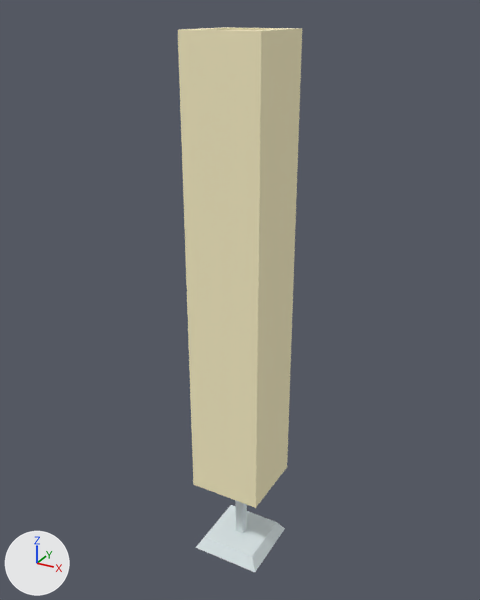
Renders of the glTF model assets/props/furniture/lampSquareFloor.glb from each side of a commit.
Rendered twice from a camera (50 mm lens) standing at (0.511, -0.764, 0.885) and looking at (0.05, 0.073, 0.467). The lights are fixed; the arrows at lower left show +X, +Y and +Z. The picture after the commit comes second. Vertices at exactly the same position are counted once.

Names of what the first picture shows: 'lampSquareFloor(Clone)'.
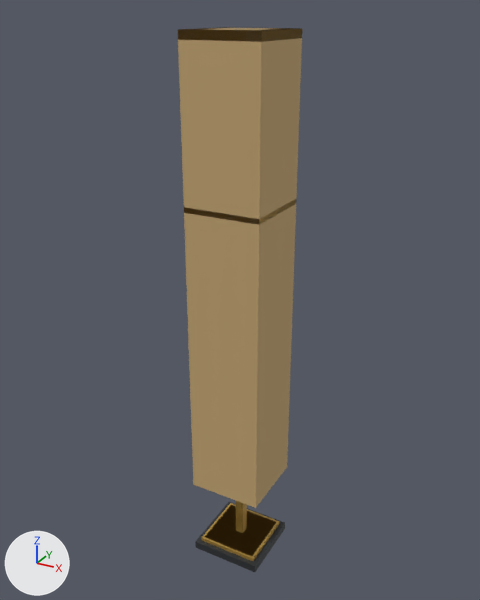
Changed parts and their boxes (x1, y1, x2, y2) in the pictures (480 x 600 px):
part 1 of me_mesh_lampsquarefloor, added (orange)
    after: (202, 503, 279, 561)
part 2 of me_mesh_lampsquarefloor, added
    after: (184, 199, 296, 225)
part 3 of me_mesh_lampsquarefloor, added (orange)
    after: (178, 27, 302, 42)
part 4 of me_mesh_lampsquarefloor, added
    after: (195, 502, 285, 572)
part 5 of me_mesh_lampsquarefloor, recoloured (beige to brown)
    both: (178, 27, 302, 508)
part 6 of me_mesh_lampsquarefloor, recoloured (white to orange)
    before: (196, 500, 285, 572)
    after: (206, 500, 276, 556)

The change, as a list of edits to the scene's bpy script:
```text
Add mat_gunmetaldark_011:
    mat_gunmetaldark_011 = principled_material('gunmetalDark.011')
    mat_gunmetaldark_011.base_color = (0.04, 0.045, 0.05)  # dark grey #383c3f
    mat_gunmetaldark_011.metallic = 0.4
Add mat_brass_011:
    mat_brass_011 = principled_material('brass.011')
    mat_brass_011.base_color = (0.55, 0.34, 0.07)  # orange #c49e4b
    mat_brass_011.metallic = 0.6
    mat_brass_011.roughness = 0.4
Add mat_shade_011:
    mat_shade_011 = principled_material('shade.011')
    mat_shade_011.base_color = (0.55, 0.38, 0.17)  # brown #c4a673
    mat_shade_011.roughness = 0.8
Change me_mesh_lampsquarefloor:
    used by ob_lampsquarefloor_clone; location = (0.0, 0.0, 0.0)
    remove me_mesh_lampsquarefloor.from_pydata(...)  # 32 vertices, 60 faces; spans x 0.0..0.12, y 0.0..0.12, z 0.0..0.86
    add me_mesh_lampsquarefloor.from_pydata(...)  # 118 vertices, 228 faces; spans x 0.0..0.12, y 0.0..0.12, z 0.0..0.86
    me_mesh_lampsquarefloor part 1: a new loose piece, a box spanning x 0.008..0.112, y 0.008..0.112, z 0.014..0.02, in mat_brass_011 (orange #c49e4b)
    me_mesh_lampsquarefloor part 2: a new loose piece, a box spanning x 0.0..0.12, y 0.0..0.12, z 0.6192..0.6272, in mat_brass_011 (orange #c49e4b)
    me_mesh_lampsquarefloor part 3
    4 vertices are added at (0.0, 0.0, 0.848), (0.0, 0.12, 0.848), (0.12, 0.0, 0.848), (0.12, 0.12, 0.848)
    12 new faces join them, mat_brass_011 (orange #c49e4b)
    me_mesh_lampsquarefloor part 4
    4 vertices are added at (0.0, 0.0, 0.014), (0.0, 0.12, 0.014), (0.12, 0.0, 0.014), (0.12, 0.12, 0.014)
    12 new faces join them, mat_gunmetaldark_011 (dark grey #383c3f)
    me_mesh_lampsquarefloor part 5: 32 faces spanning x 0.0..0.12, y 0.0..0.12, z 0.14..0.86 switch from mat_lamp (beige #fff5ca) to mat_shade_011 (brown #c4a673)
    me_mesh_lampsquarefloor part 6: 28 faces spanning x 0.0..0.12, y 0.0..0.12, z 0.0..0.77 switch from mat_metal (white #dfeaec) to mat_brass_011 (orange #c49e4b)
    other edits to the shape of me_mesh_lampsquarefloor do not show in these pictures
    add me_mesh_lampsquarefloor.materials.append(mat_gunmetaldark_011)  # dark grey #383c3f
```
